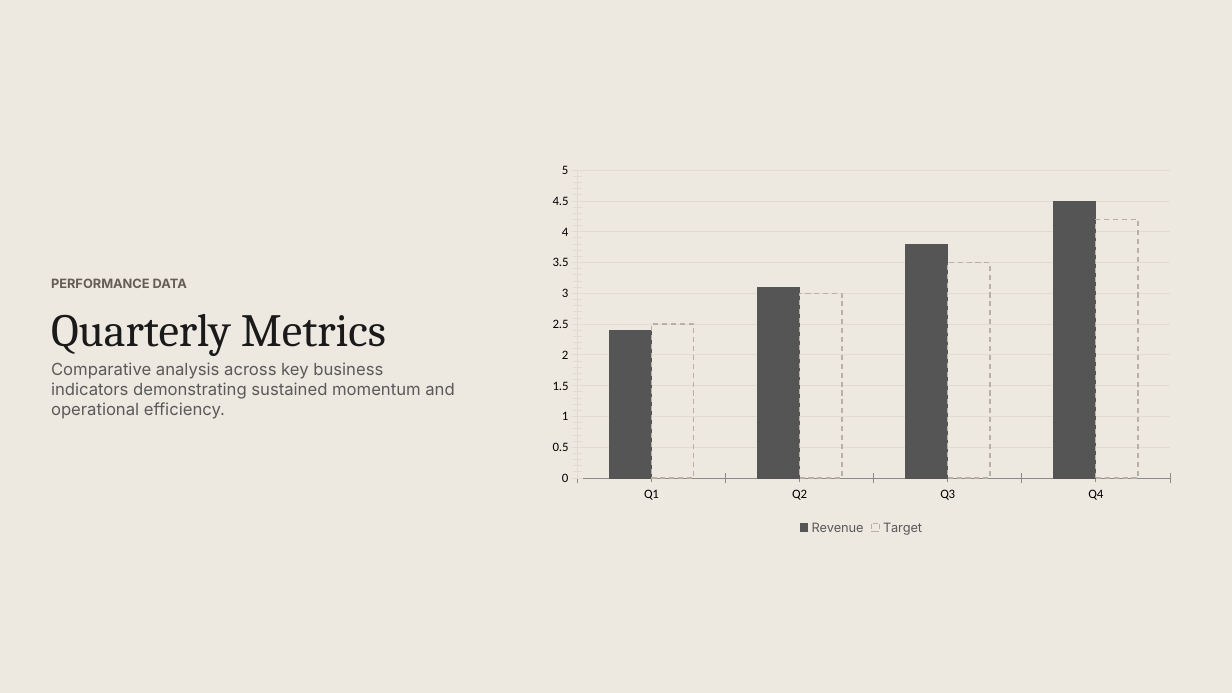
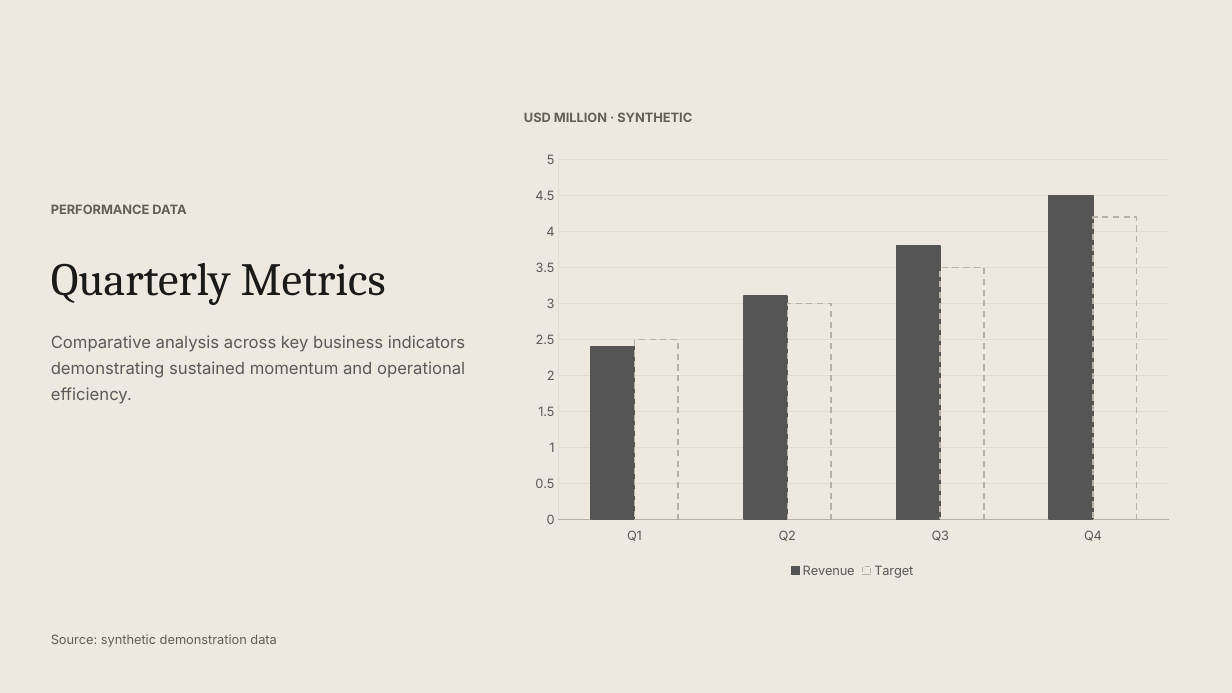
Before and after one commit to hustcer/pptx-nova, a slide deck: slide 4 of pptx-nova/assets/examples/cartesian/deck.pptx. Drawn at 1232x693 pixels with LibreOffice and Linux fonts; fonts in the diff are those of the drawing. Boxes give left, top, right and bottom in pixels: in the first picture for what was removed or moved away, otherwise in the second. Text is boxed around its words. In the diff, an @@ line names an element or a change of style, - is before the commit and + after.

```diff
--- a/pptx-nova/assets/examples/cartesian/deck.pptx
+++ b/pptx-nova/assets/examples/cartesian/deck.pptx
@@ text added at <box>524,112,692,122</box>, 10 pt, text #665D56, bold @@
+USD MILLION · SYNTHETIC
@@ column chart at <box>522,143,1183,582</box> @@
@@ category axis changed @@
@@ value axis changed @@
@@ lettering changed @@
@@ column chart: place and size @@
-column chart at <box>540,155,1183,539</box>
+column chart at <box>522,143,1183,582</box>
@@ text "PERFORMANCE DATA" at <box>51,204,186,214</box>: line spacing 1 to 1.2 @@
@@ text "PERFORMANCE DATA": place and size @@
-text "PERFORMANCE DATA" at <box>51,278,187,288</box>
+text "PERFORMANCE DATA" at <box>51,204,186,214</box>
@@ text "Quarterly Metrics": place and size @@
-text "Quarterly Metrics" at <box>51,314,386,356</box>
+text "Quarterly Metrics" at <box>51,263,386,305</box>
@@ text "Quarterly Metrics" at <box>51,263,386,305</box>: line spacing 1 to 1.2 @@
@@ text "Comparative analysis across key business ...": place and size @@
-text "Comparative analysis across key business ..." at <box>51,362,454,419</box>
+text "Comparative analysis across key business ..." at <box>51,335,465,404</box>
@@ text "Comparative analysis across key business ..." at <box>51,335,465,404</box>: line spacing 1 to 1.3 @@
@@ text added at <box>51,634,276,647</box>, 10 pt, text #665D56 @@
+Source: synthetic demonstration data
```
Also in this commit, not shown: 9 other slides changed, 44 other files.
